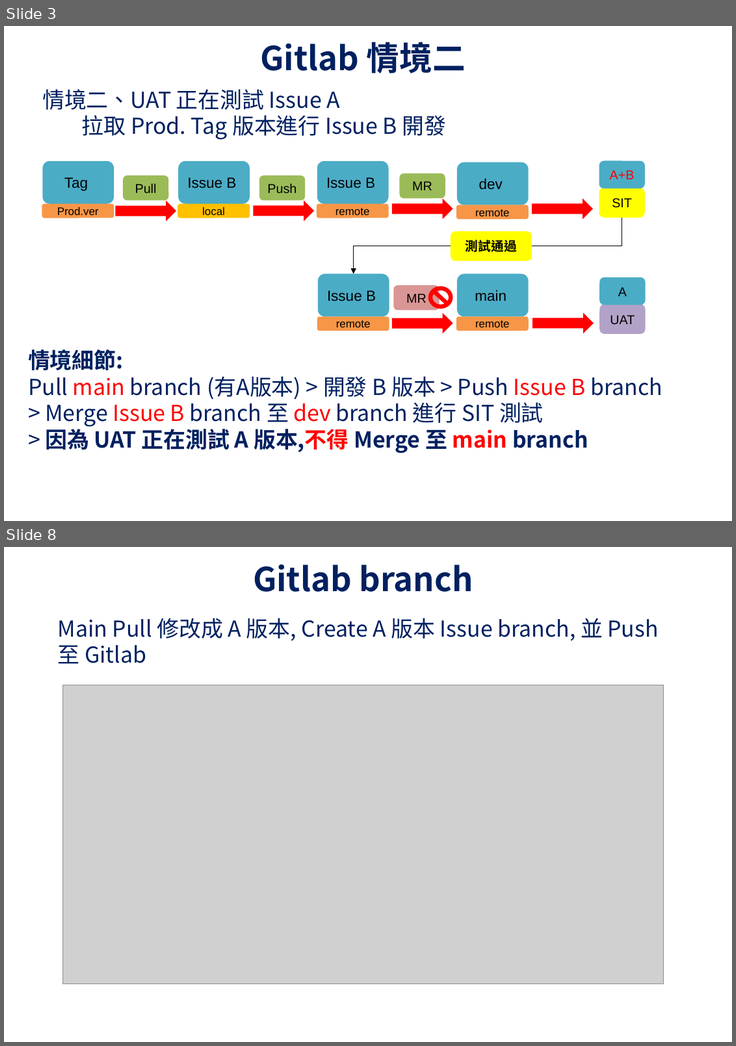
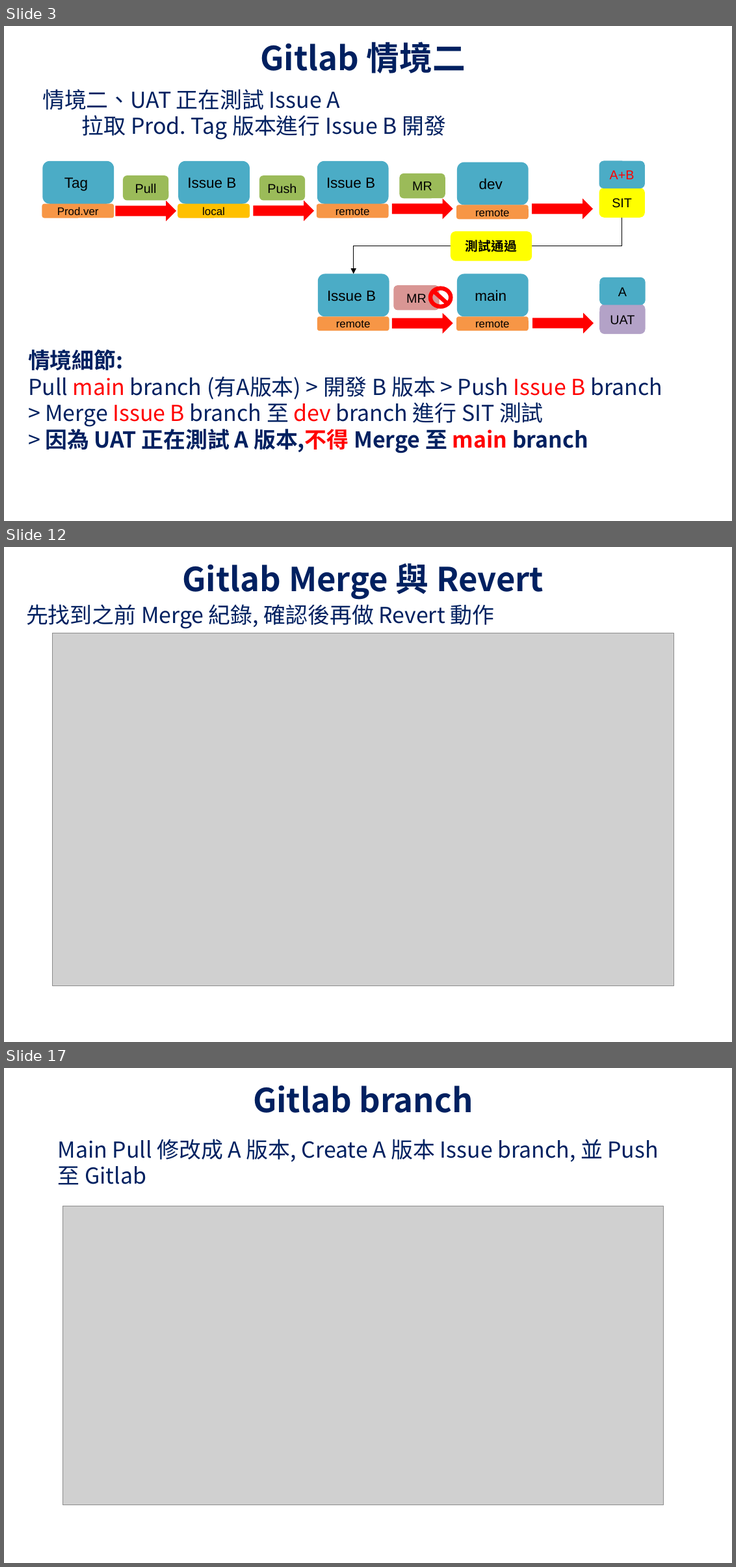
Before and after one commit to UDFWu/transfile, a slide deck: CICD Process.pptx. Shown one above the other, each under a label of ours: slides 3 and 8 before the commit, slides 3, 12 and 17 after it; the slides between them are not shown. The pictures are 736x1046 and 736x1567 pixels, drawn with LibreOffice and Linux fonts; fonts in the diff are those of the drawing; grey boxes stand for pictures; background and template pictures are left out. Boxes give left, top, right and bottom in pixels: in the first picture for what was removed or moved away, otherwise in the second. Text is boxed around its words. In the diff, an @@ line names an element or a change of style, - is before the commit and + after.

```diff
--- a/CICD Process.pptx
+++ b/CICD Process.pptx
@@ slide 12 added at (x1=4, y1=547, x2=732, y2=1042), background picture (left out) @@
@@ title added at (x1=183, y1=563, x2=544, y2=600), 36 pt, text #002060, bold @@
+Gitlab Merge 與 Revert
@@ text added at (x1=26, y1=604, x2=494, y2=629), 24 pt, text #002060 @@
+先找到之前 Merge 紀錄, 確認後再做 Revert 動作
@@ picture added at (x1=52, y1=633, x2=674, y2=986) @@
@@ what was slide 8 is now slide 17 @@
```
Also in this commit, not shown: 5 slides changed, 8 other slides added.
